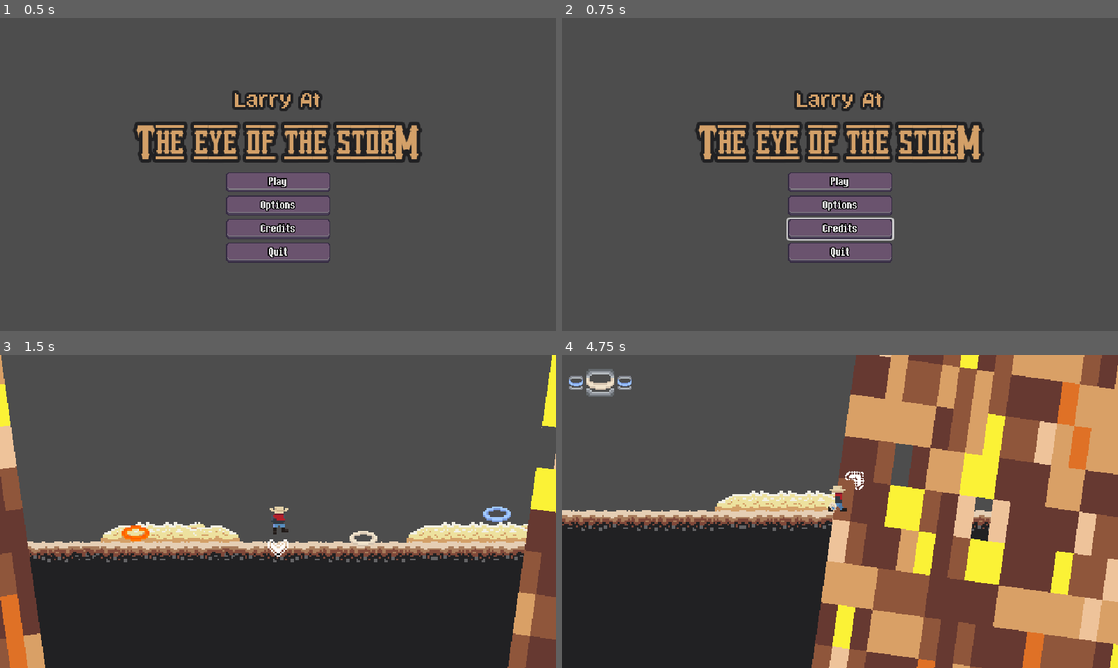
Above: before the commit, frames 1-4 (two rows, left to right).
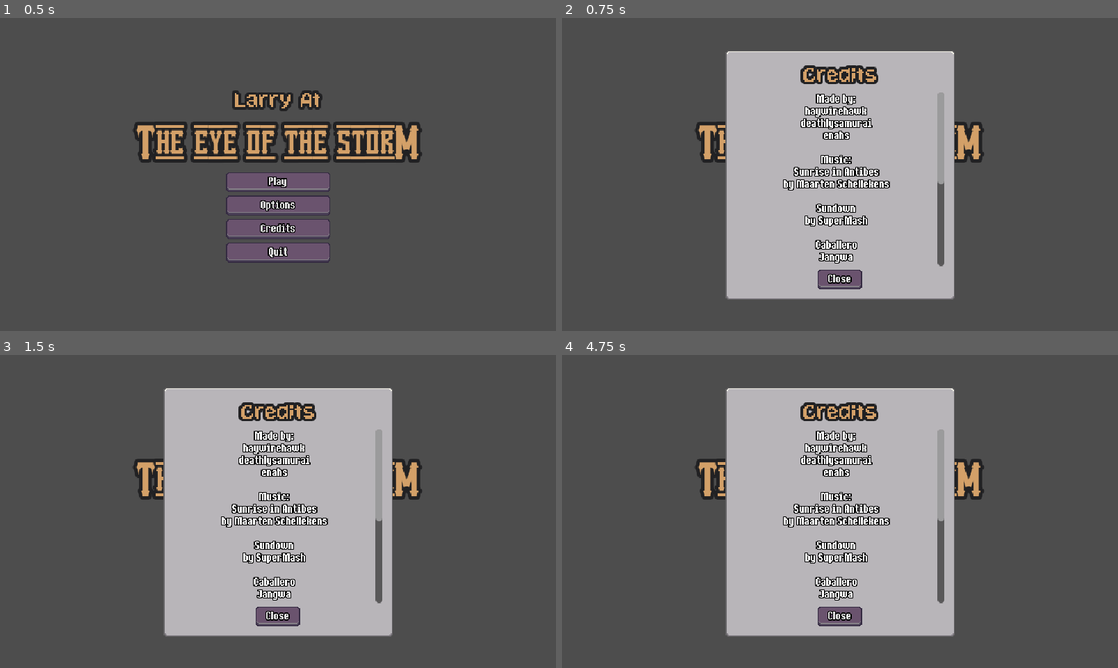
Above: after the commit, the same moments.

Repository: haywirehawk/gmtk2025
Game: Godot game, scene res://maps/Menus/MainMenu.tscn
The game is run twice, just before and just after one commit, with the same random seed, the same clock (stepped at 60 frames per second) and the same inputs. Sound files missing from this copy of the repository are replaced by a short silence.
Inputs (mouse positions are in pixels of both pictures, inside the frame that each line leads up to):
- Up to frame 1 (0.5 s): no input
- Up to frame 2 (0.75 s): click "Credits" at 0.5 s
- Up to frame 3 (1.5 s): click "Play" at 1.25 s
- Up to frame 4 (4.75 s): click (840, 517) at 2 s, where only the run after the commit has a clickable "Play"; move the mouse to (962, 495) at 2.77 s; hold D (move_right) 2.78-4.28 s; tap F (Interact) at 2.85 s; move the mouse to (728, 527) at 3.52 s; click (728, 527) at 3.6 s; move the mouse to (895, 442) at 4.27 s; hold A (move_left) from 4.28 s (still down); hold E (next_lasso) from 4.28 s (still down)

Frame 1 is identical in both runs. In frame 2, 32% of the frame differs, in the area x 29-71%, y 10-90%; in frame 3, 66%; in frame 4, 83%, in the area x 0-100%, y 0-100%.
Error before the commit: Cannot call method 'instantiate' on a null value. (res://maps/Menus/main_menu.gd:37)

Commit message:
Music added

Diff:
--- a/game_objects/manager/game_manager/game_manager.gd
+++ b/game_objects/manager/game_manager/game_manager.gd
@@ -16,6 +16,8 @@
 
 func _ready() -> void:
 	GameEvents.tornado_hit.connect(_on_tornado_hit)
+
+	MusicManager.set_music_mode(MusicManager.MusicMode.GAMEPLAY)
 
 	spawn_player()
 
--- a/game_objects/manager/music_manager/music_manager.gd
+++ b/game_objects/manager/music_manager/music_manager.gd
@@ -1 +1,82 @@
 extends Node
+
+
+const TITLE_MUSIC: AudioStream = preload("uid://corj4jsms4hoo")
+const GAME_MUSIC: Array[AudioStream] = [
+	preload("uid://b8fhaptjrujdk"),
+	preload("uid://bypmk30tjpq6g")
+]
+const CREDITS_MUSIC: AudioStream = preload("uid://uw7rmjf3h5yb")
+
+enum MusicMode {
+	MAIN_MENU,
+	GAMEPLAY,
+	CREDITS,
+}
+
+var _current_mode
+
+@onready var audio_stream_player: AudioStreamPlayer = $AudioStreamPlayer
+@onready var timer: Timer = $Timer
+
+
+func _ready() -> void:
+	_current_mode = MusicMode.MAIN_MENU
+	_set_audio_stream()
+	_play_music()
+
+	audio_stream_player.finished.connect(_on_music_stop)
+	timer.timeout.connect(_on_timer_timeout)
+
+
+func set_music_mode(mode: MusicMode) -> void:
+	if _current_mode == mode: return
+
+	_current_mode = mode
+	audio_stream_player.stop()
+	_set_audio_stream()
+	_play_music()
+
+
+func _set_audio_stream() -> void:
+	var stream: AudioStream
+	if _current_mode == MusicMode.MAIN_MENU:
+		stream = TITLE_MUSIC
+	elif _current_mode == MusicMode.GAMEPLAY:
+		var index = randi_range(0, GAME_MUSIC.size() - 1)
+		stream = GAME_MUSIC[index]
+	elif _current_mode == MusicMode.CREDITS:
+		stream = CREDITS_MUSIC
+
+	audio_stream_player.stream = stream
+
+
+func _set_timer() -> void:
+	var min_time: float
+	var max_time: float
+
+	if _current_mode == MusicMode.MAIN_MENU:
+		min_time = 30.0
+		max_time = 60.0
+	elif _current_mode == MusicMode.GAMEPLAY:
+		min_time = 45.0
+		max_time = 120.0
+	elif _current_mode == MusicMode.CREDITS:
+		return
+
+	var random_time := randf_range(min_time, max_time)
+	timer.wait_time = random_time
+	timer.start()
+
+
+func _play_music() -> void:
+	audio_stream_player.play()
+
+
+func _on_music_stop() -> void:
+	_set_timer()
+
+
+func _on_timer_timeout() -> void:
+	_set_audio_stream()
+	_play_music()
--- a/game_objects/manager/music_manager/music_manager.tscn
+++ b/game_objects/manager/music_manager/music_manager.tscn
@@ -3,4 +3,11 @@
 [ext_resource type="Script" uid="uid://7bxsh5cjwpkw" path="res://game_objects/manager/music_manager/music_manager.gd" id="1_lqf8x"]
 
 [node name="MusicManager" type="Node"]
+process_mode = 3
 script = ExtResource("1_lqf8x")
+
+[node name="AudioStreamPlayer" type="AudioStreamPlayer" parent="."]
+volume_db = -12.0
+bus = &"Music"
+
+[node name="Timer" type="Timer" parent="."]
--- a/game_objects/manager/ui_audio_manager/ui_audio_manager.tscn
+++ b/game_objects/manager/ui_audio_manager/ui_audio_manager.tscn
@@ -14,4 +14,5 @@
 
 [node name="UIButtonAudioPlayer" type="AudioStreamPlayer" parent="."]
 stream = SubResource("AudioStreamRandomizer_aud47")
-volume_db = -2.0
+volume_db = 2.0
+bus = &"SFX"
--- /dev/null
+++ b/maps/Menus/credits_menu.gd
@@ -0,0 +1,17 @@
+extends CanvasLayer
+
+@onready var close_button: Button = %CloseButton
+
+
+func _ready() -> void:
+	UIAudioManager.register_buttons([
+		close_button,
+	])
+	MusicManager.set_music_mode(MusicManager.MusicMode.CREDITS)
+
+	close_button.pressed.connect(_on_close_button_pressed)
+
+
+func  _on_close_button_pressed() -> void:
+	MusicManager.set_music_mode(MusicManager.MusicMode.MAIN_MENU)
+	queue_free()
--- /dev/null
+++ b/maps/Menus/credits_menu.tscn
@@ -0,0 +1,86 @@
+[gd_scene load_steps=2 format=3 uid="uid://kdd14og66w30"]
+
+[ext_resource type="Script" uid="uid://c53luxnjyu5sg" path="res://maps/Menus/credits_menu.gd" id="1_l51ik"]
+
+[node name="CreditsMenu" type="CanvasLayer"]
+layer = 5
+script = ExtResource("1_l51ik")
+
+[node name="PanelContainer" type="PanelContainer" parent="."]
+anchors_preset = 8
+anchor_left = 0.5
+anchor_top = 0.5
+anchor_right = 0.5
+anchor_bottom = 0.5
+offset_left = -132.0
+offset_top = -130.0
+offset_right = 132.0
+offset_bottom = 130.0
+grow_horizontal = 2
+grow_vertical = 2
+size_flags_horizontal = 4
+size_flags_vertical = 4
+
+[node name="MarginContainer" type="MarginContainer" parent="PanelContainer"]
+layout_mode = 2
+size_flags_horizontal = 4
+size_flags_vertical = 4
+theme_override_constants/margin_left = 8
+theme_override_constants/margin_top = 8
+theme_override_constants/margin_right = 8
+theme_override_constants/margin_bottom = 8
+
+[node name="VBoxContainer" type="VBoxContainer" parent="PanelContainer/MarginContainer"]
+layout_mode = 2
+size_flags_horizontal = 4
+size_flags_vertical = 4
+
+[node name="TitleLabel" type="Label" parent="PanelContainer/MarginContainer/VBoxContainer"]
+layout_mode = 2
+theme_type_variation = &"TitleLabel"
+text = "Credits"
+horizontal_alignment = 1
+
+[node name="RichTextLabel" type="RichTextLabel" parent="PanelContainer/MarginContainer/VBoxContainer"]
+custom_minimum_size = Vector2(240, 200)
+layout_mode = 2
+size_flags_horizontal = 4
+size_flags_vertical = 6
+theme_override_constants/outline_size = 4
+bbcode_enabled = true
+text = "Made by:
+haywirehawk
+deathlysamurai
+enahs
+
+Music:
+Sunrise in Antibes
+by Maarten Schellekens
+
+Sundown
+by SuperMash
+
+Caballero
+Jangwa
+
+The Get Away
+Mr Smith
+
+Just You Folk - Steelguitar (F 33)
+Lobo Loco
+
+Provided by Free Music Archive
+freemusicarchive.org
+Under CC BY 4.0 License
+creativecommons.org/licenses/by/4.0/
+
+Other Sounds by Kenney
+www.kenney.nl/"
+horizontal_alignment = 1
+
+[node name="CloseButton" type="Button" parent="PanelContainer/MarginContainer/VBoxContainer"]
+unique_name_in_owner = true
+layout_mode = 2
+size_flags_horizontal = 4
+size_flags_vertical = 8
+text = "Close"
--- a/maps/Menus/main_menu.gd
+++ b/maps/Menus/main_menu.gd
@@ -2,7 +2,7 @@
 
 var main_scene: PackedScene = preload("uid://cmy4xujejhlfw")
 var options_menu_scene: PackedScene =  preload("uid://dvhlk1kmxn4lj")
-var credits_scene: PackedScene
+var credits_scene: PackedScene = preload("uid://kdd14og66w30")
 
 @onready var play_button: Button = %PlayButton
 @onready var options_button: Button = %OptionsButton
@@ -19,6 +19,8 @@
 		credits_button,
 		quit_button,
 	])
+
+	MusicManager.set_music_mode(MusicManager.MusicMode.MAIN_MENU)
 
 	if OS.has_feature("web"):
 		quit_button.hide()
--- a/project.godot
+++ b/project.godot
@@ -43,6 +43,7 @@
 [gui]
 
 theme/custom="uid://br3ey3vlx3c7m"
+theme/custom_font="uid://dmy6cbg7cm44j"
 
 [input]
 
Not shown, added: Audio/music/Jangwa - Caballero.mp3.import
Not shown, added: Audio/music/Lobo Loco - Just You Folk - Steelguitar (F 33).mp3.import
Not shown, added: Audio/music/Maarten Schellekens - Sunrise in Antibes.mp3.import
Not shown, added: Audio/music/Mr Smith - The Get Away.mp3.import
Not shown, added: Audio/music/SuperMash - Sundown.mp3.import
Not shown, added: maps/Menus/credits_menu.gd.uid
Not shown, added: Audio/music/Jangwa - Caballero.mp3
Not shown, added: Audio/music/Lobo Loco - Just You Folk - Steelguitar (F 33).mp3
Not shown, added: Audio/music/Maarten Schellekens - Sunrise in Antibes.mp3
Not shown, added: Audio/music/Mr Smith - The Get Away.mp3
Not shown, added: Audio/music/SuperMash - Sundown.mp3
